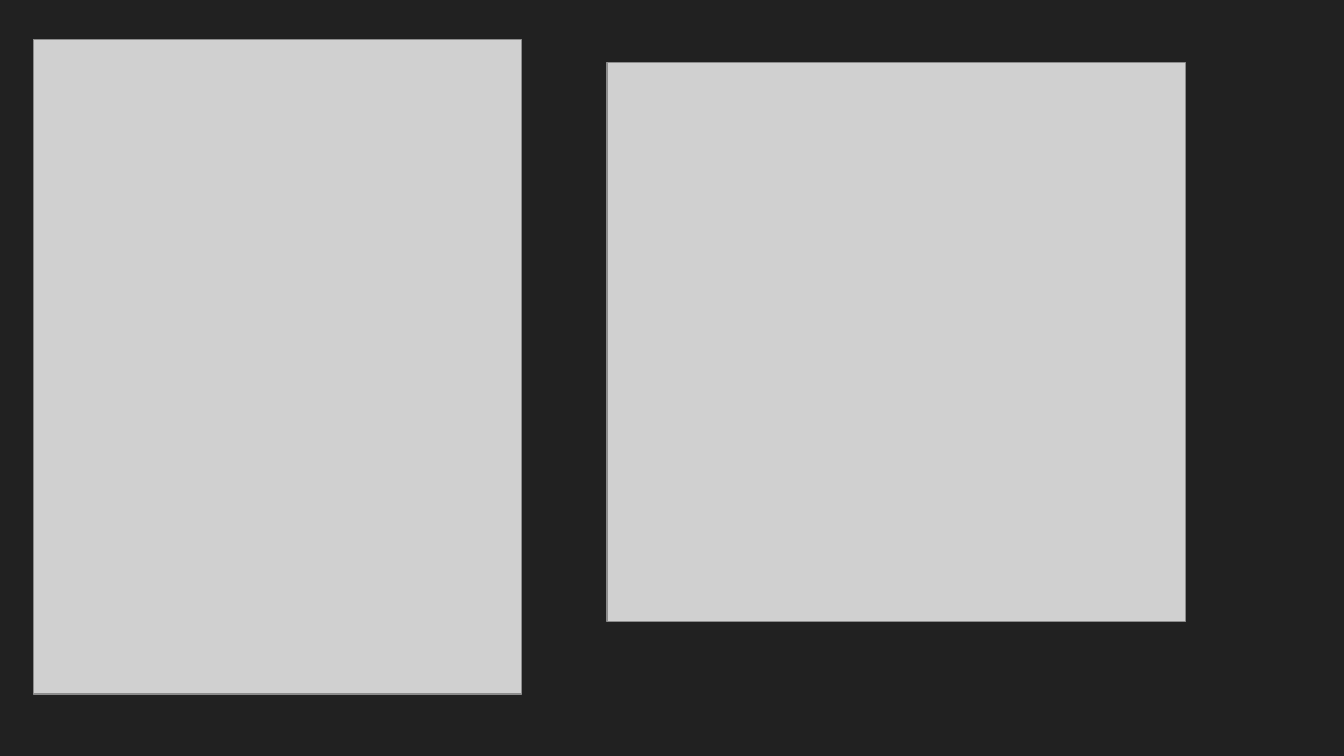
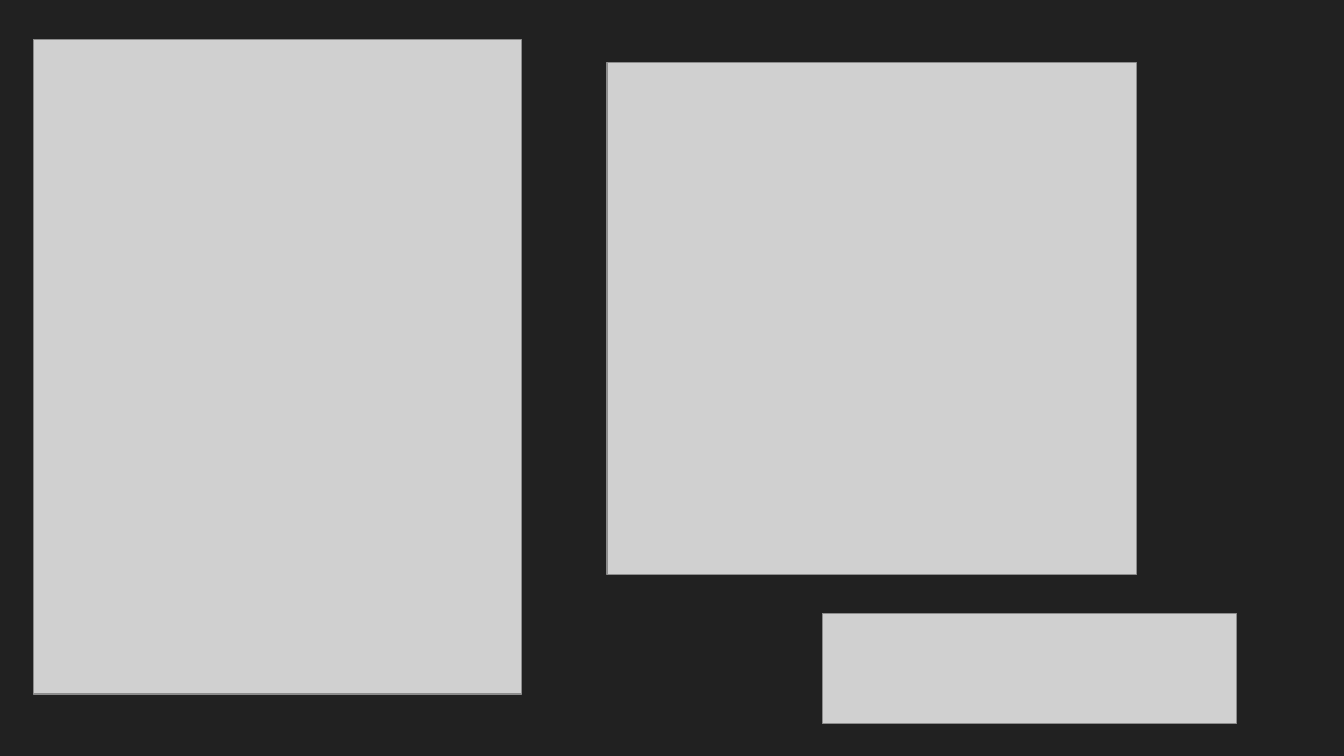
Before and after one commit to Ivlion/Converter, a slide deck: slide 6 of Конвертер.pptx. Drawn at 1344x756 pixels with LibreOffice and Linux fonts; fonts in the diff are those of the drawing; grey boxes stand for pictures. Boxes give left, top, right and bottom in pixels: in the first picture for what was removed or moved away, otherwise in the second. Text is boxed around its words. In the diff, an @@ line names an element or a change of style, - is before the commit and + after.

Commit message:
Change presentation

```diff
--- a/Конвертер.pptx
+++ b/Конвертер.pptx
@@ picture: place and size @@
-picture at <box>607,63,1186,621</box>
+picture at <box>607,63,1136,575</box>
@@ picture added at <box>823,614,1237,724</box> @@
```
